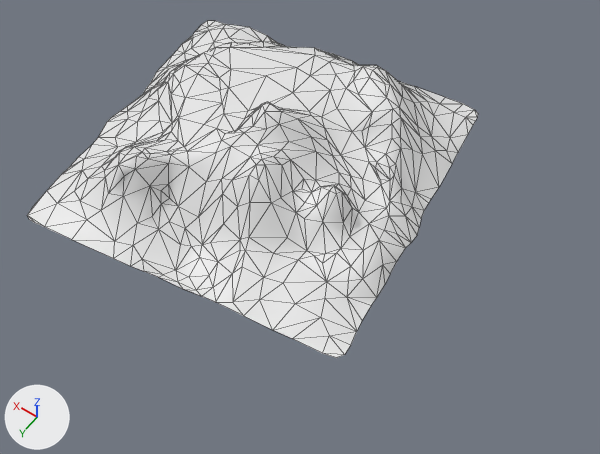
A saved change to the OBJ model Models/terrain0.obj.
Camera for both pictures: a 50 mm lens placed at (-241.0, 286.0, 347.0), pointed at (-64.0, 38.0, -42.0). Lighting does not change. The marker at lower left points along +X, +Y and +Z. Mesh edges are drawn as thin lines. Where no turn or scale is listed for an object, it has been applied to the vertices.

Script lines for the objects in view, before the commit:
```python
me_sm_mountain = bpy.data.meshes.new('SM_Mountain')
me_sm_mountain.from_pydata(...)  # 447 vertices, 804 faces; spans x -135.0..98.0, y -104.0..130.0, z -44.0..27.0
ob_sm_mountain = bpy.data.objects.new('SM_Mountain', me_sm_mountain)
ob_sm_mountain.location = (0.0, 0.0, 0.0)
```
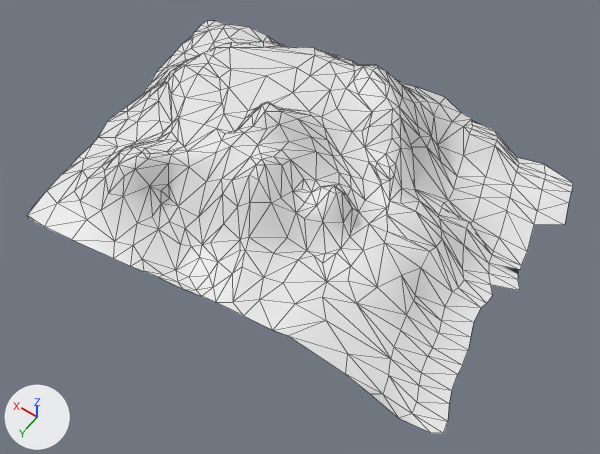
Changed parts and their boxes (x1, y1, x2, y2) in the pictures (600 x 454 px):
'SM_Mountain', reshaped (21% wider, 22% taller): before (27, 20, 478, 358); after (27, 20, 573, 433)
part 1 of me_sm_mountain, built on: before (273, 97, 478, 358); after (273, 98, 573, 433)

The change, as a diff of the scene's bpy script:
```diff
--- a/Models/terrain0.obj.py
+++ b/Models/terrain0.obj.py
@@ me_sm_mountain @@
 # used by ob_sm_mountain; location = (0.0, 0.0, 0.0)
-me_sm_mountain.from_pydata(...)  # 447 vertices, 804 faces; spans x -135.0..98.0, y -104.0..130.0, z -44.0..27.0
+me_sm_mountain.from_pydata(...)  # 516 vertices, 936 faces; spans x -196.0..98.0, y -104.0..130.0, z -65.0..27.0
+# me_sm_mountain part 1
+# 2 vertices are removed from x -134.0..-126.0, y 8.0..91.0, z -36.0..-35.0
+# 4 faces are deleted
+# 4 vertices in x -103.0..-95.0, y -104.0..-89.0, z -36.0..-31.0 move by (0.0, 0.0, -8.0)
+# 43 vertices move from x -135.0..-100.0, y -102.0..106.0, z -36.0..-22.0 to x -160.0..-90.0, y -102.0..106.0, z -56.0..-16.0
+# 47 vertices are added at x -196.0..-129.0, y -102.0..101.0, z -65.0..-27.0
+# 5 new vertices lie (-18.0, 0.0, 0.0) away from vertices in x -119.0..-106.0, y -102.0..-17.0, z -36.0..-35.0
+# 12 new vertices lie (18.0, 0.0, 0.0) away from vertices in x -196.0..-171.0, y -81.0..98.0, z -52.0
+# 7 new vertices lie (19.0, 0.0, 0.0) away from vertices in x -184.0..-153.0, y -95.0..48.0, z -52.0
+# 136 new faces join them
```
